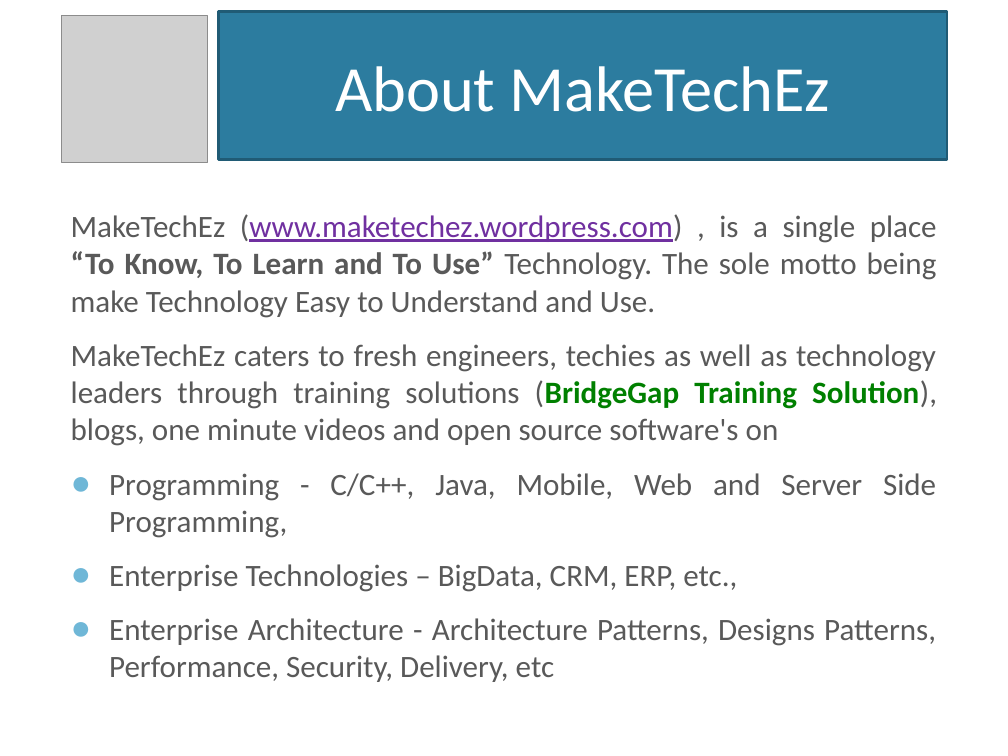
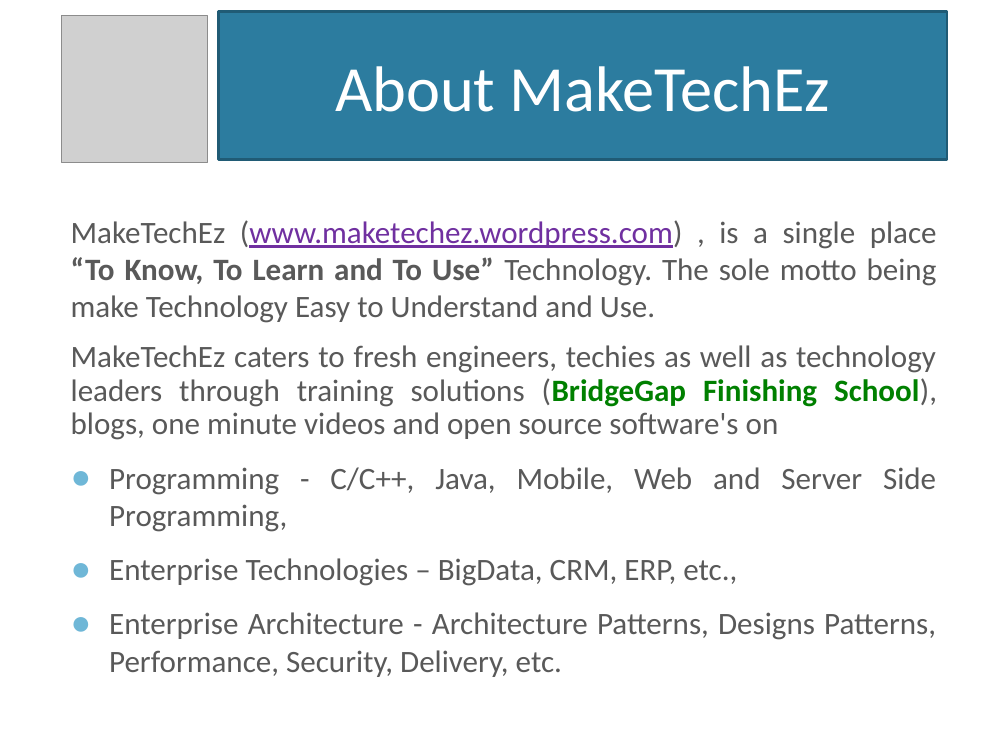
Before and after one commit to NarayanMahadevan/MakeTechEzResources, a slide deck: slide 26 of Documents/MakeTechEzTrainingProgramme.pptx (slide 25 before the commit). Drawn at 1008x756 pixels with LibreOffice and Linux fonts; fonts in the diff are those of the drawing; grey boxes stand for pictures; background and template pictures are left out. Boxes give left, top, right and bottom in pixels: in the first picture for what was removed or moved away, otherwise in the second. Text is boxed around its words. In the diff, an @@ line names an element or a change of style, - is before the commit and + after.

Commit message:
Added BridgeGap Preso

```diff
--- a/Documents/MakeTechEzTrainingProgramme.pptx
+++ b/Documents/MakeTechEzTrainingProgramme.pptx
@@ text at (x1=71, y1=345, x2=937, y2=440): text changed @@
-MakeTechEz caters to fresh engineers, techies as well as technology leaders through training solutions (BridgeGap Training Solution), blogs, one minute videos and open source software's on
+MakeTechEz caters to fresh engineers, techies as well as technology leaders through training solutions (BridgeGap Finishing School), blogs, one minute videos and open source software's on
@@ text at (x1=109, y1=612, x2=936, y2=677): text changed @@
-● Enterprise Architecture - Architecture Patterns, Designs Patterns, Performance, Security, Delivery, etc
+● Enterprise Architecture - Architecture Patterns, Designs Patterns, Performance, Security, Delivery, etc.
```
Also in this commit, not shown: 13 other slides changed, 1 slide added, 8 other files.
